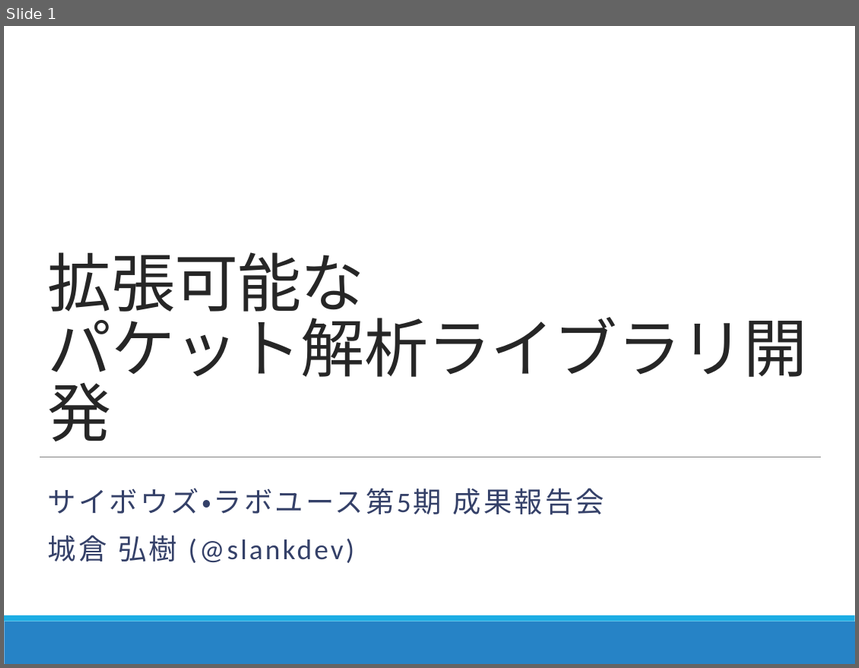
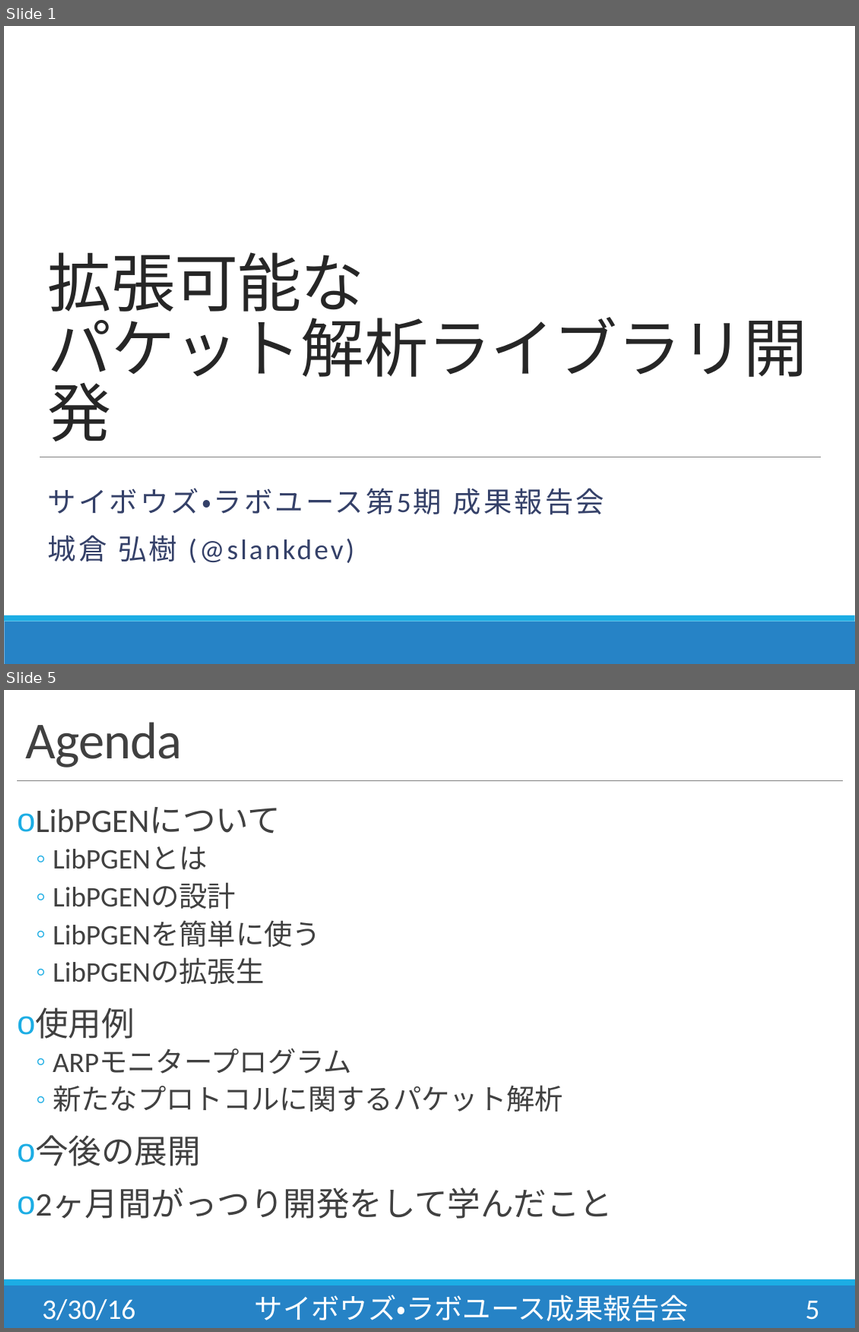
Before and after one commit to slankdev/CybozuLab, a slide deck: docs/lab5th_slankdev.pptx. Shown one above the other, each under a label of ours: slide 1 before the commit, slides 1 and 5 after it; the slides between them are not shown. The pictures are 859x668 and 859x1332 pixels, drawn with LibreOffice and Linux fonts; fonts in the diff are those of the drawing. Boxes give left, top, right and bottom in pixels: in the first picture for what was removed or moved away, otherwise in the second. Text is boxed around its words. In the diff, an @@ line names an element or a change of style, - is before the commit and + after.

```diff
--- a/docs/lab5th_slankdev.pptx
+++ b/docs/lab5th_slankdev.pptx
@@ slide 5 added at (4, 690, 855, 1328), background #FFFFFF; not listed: 2 template elements that a slide beside it also shows @@
@@ title added at (25, 722, 182, 768), 44 pt, text #404040 @@
+Agenda
@@ line added from (17, 781) to (843, 781), #808080 0.5 pt @@
@@ text added at (35, 807, 613, 1219), 24 pt, text #404040 @@
+o LibPGENについて
+  ◦ LibPGENとは
+  ◦ LibPGENの設計
+  ◦ LibPGENを簡単に使う
+  ◦ LibPGENの拡張生
+o 使用例
+  ◦ ARPモニタープログラム
+  ◦ 新たなプロトコルに関するパケット解析
+o 今後の展開
+o 2ヶ月間がっつり開発をして学んだこと
@@ text added at (42, 1300, 135, 1321), 24 pt, text #FFFFFF @@
+3/30/16
@@ text added at (255, 1295, 689, 1322), 24 pt, text #FFFFFF @@
+サイボウズ・ラボユース成果報告会
@@ page number added at (806, 1301, 820, 1320), 24 pt, text #FFFFFF @@
+5
```
Also in this commit, not shown: 2 slides changed, 10 other slides added, 9 other files.
